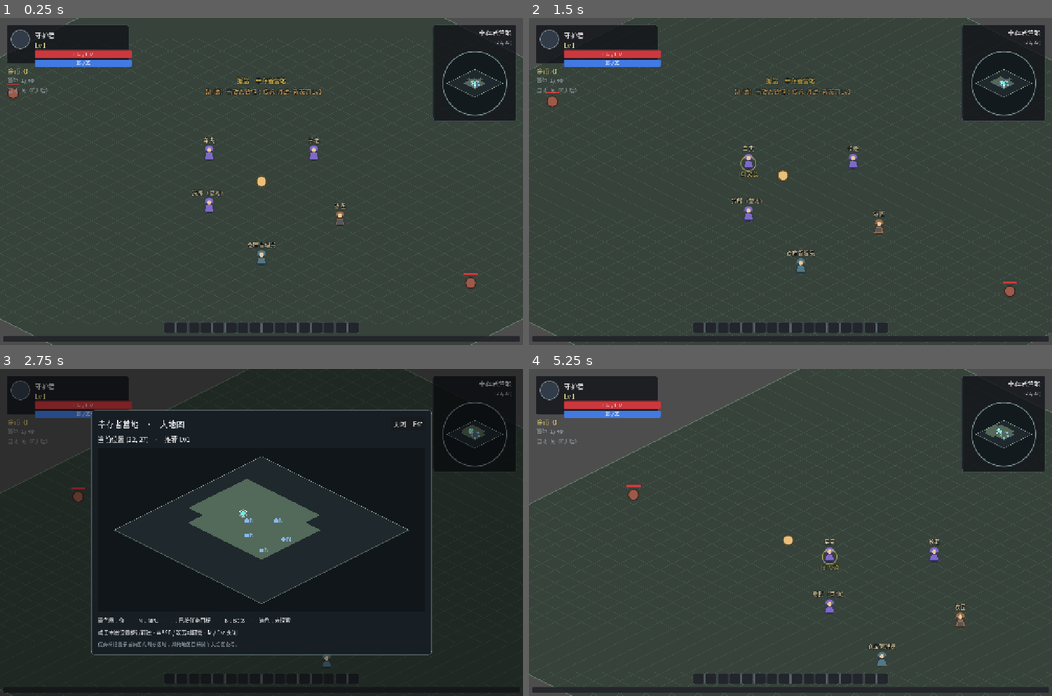
Above: before the commit, frames 1-4 (two rows, left to right).
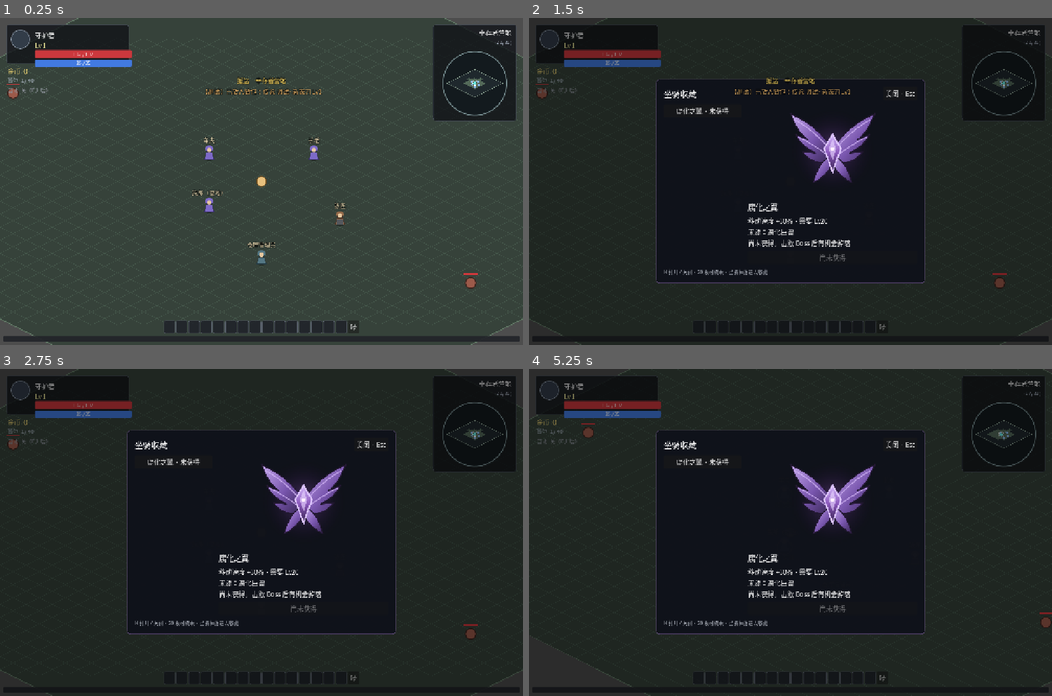
Above: after the commit, the same moments.

Repository: fengcms/DegenerateAge
Game: Godot game, scene res://scenes/Main.tscn
Same seed, same stepped clock (60 frames per second), same inputs: the game is played once before the commit and once after it.
Inputs (mouse positions are in pixels of both pictures, inside the frame that each line leads up to):
- Up to frame 1 (0.25 s): no input
- Up to frame 2 (1.5 s): click (884, 325) at 0.5 s, where only the run after the commit has a clickable "骑"; click (701, 109) at 1.25 s, where only the run after the commit has a clickable "腐化之翼 · 未获得"
- Up to frame 3 (2.75 s): tap Enter at 2 s; drag from (475, 434) to (313, 460) at 2.02 s
- Up to frame 4 (5.25 s): click "关闭 · Esc" at 2.75 s; drag from (685, 548) to (764, 597) at 3.52 s; move the mouse to (842, 460) at 4.27 s; hold D (move_right) 4.28-5 s; hold Space (attack) 4.28-5 s; click (842, 460) at 4.42 s; tap N (panel_mount) at 4.55 s; drag from (764, 597) to (633, 483) at 5.02 s

The runs differ from the first frame. In frame 1, 0.2% of the frame differs, in the area x 31-69%, y 92-97%; in frame 2, 87%, in the area x 0-100%, y 0-100%; in frame 3, 9.0%; in frame 4, 87%.

Commit message:
feat(mount): 增加坐骑面板与快捷入口

Diff:
--- a/autoload/event_bus.gd
+++ b/autoload/event_bus.gd
@@ -61,6 +61,7 @@
 
 # ---- 坐骑（M4-4）----
 signal mount_changed()
+signal mount_panel_requested()
 
 # ---- 系统 ----
 signal toast_requested(text: String, kind: String)
--- a/scenes/Main.tscn
+++ b/scenes/Main.tscn
@@ -13,6 +13,7 @@
 [ext_resource type="PackedScene" path="res://scenes/ui/UpgradePanel.tscn" id="10_upgrade"]
 [ext_resource type="PackedScene" path="res://scenes/ui/BlacksmithPanel.tscn" id="11_blacksmith"]
 [ext_resource type="PackedScene" path="res://scenes/ui/WarehousePanel.tscn" id="12_warehouse"]
+[ext_resource type="PackedScene" path="res://scenes/ui/MountPanel.tscn" id="13_mount"]
 
 [node name="Main" type="Node2D"]
 script = ExtResource("1_main")
@@ -41,6 +42,8 @@
 
 [node name="WarehousePanel" parent="UI" instance=ExtResource("12_warehouse")]
 
+[node name="MountPanel" parent="UI" instance=ExtResource("13_mount")]
+
 [node name="DragLayer" type="Control" parent="UI" groups=["drag_ghost_layer"]]
 anchors_preset = 15
 anchor_right = 1.0
--- /dev/null
+++ b/scenes/ui/MountPanel.tscn
@@ -0,0 +1,12 @@
+[gd_scene load_steps=2 format=3]
+
+[ext_resource type="Script" path="res://scripts/ui/mount_panel.gd" id="1_mount"]
+
+[node name="MountPanel" type="Control"]
+anchors_preset = 15
+anchor_right = 1.0
+anchor_bottom = 1.0
+grow_horizontal = 2
+grow_vertical = 2
+visible = false
+script = ExtResource("1_mount")
--- a/scripts/ui/hud.gd
+++ b/scripts/ui/hud.gd
@@ -242,7 +242,15 @@
 # ---- 快捷栏占位（16 格，技能 / 药品槽位在 M4-6 完善）----
 
 func _build_hotbar() -> void:
-	for _i in range(HOTBAR_SLOTS):
+	for i in range(HOTBAR_SLOTS):
+		if i == HOTBAR_SLOTS - 1:
+			var mount_button := Button.new()
+			mount_button.custom_minimum_size = Vector2(28, 28)
+			mount_button.text = "骑"
+			mount_button.tooltip_text = "打开坐骑面板（N）"
+			mount_button.pressed.connect(func() -> void: EventBus.mount_panel_requested.emit())
+			_hotbar.add_child(mount_button)
+			continue
 		var slot := Panel.new()
 		slot.custom_minimum_size = Vector2(28, 28)
 		slot.mouse_filter = Control.MOUSE_FILTER_IGNORE
--- /dev/null
+++ b/scripts/ui/mount_panel.gd
@@ -0,0 +1,172 @@
+extends Control
+## 坐骑收藏：预览、20 级门槛与骑乘切换。收藏不占背包格。
+
+const PANEL_ID := "mount"
+
+var _title: Label
+var _list: VBoxContainer
+var _image: TextureRect
+var _name: Label
+var _details: Label
+var _action: Button
+var _selected_mount := ""
+
+func _ready() -> void:
+	set_anchors_preset(Control.PRESET_FULL_RECT)
+	mouse_filter = Control.MOUSE_FILTER_IGNORE
+	_build()
+	visible = false
+	EventBus.mount_panel_requested.connect(func() -> void: set_open(true))
+	EventBus.panel_opened.connect(_on_panel_opened)
+	EventBus.mount_changed.connect(_refresh)
+	EventBus.player_leveled.connect(func(_level: int) -> void: _refresh())
+
+func _unhandled_input(event: InputEvent) -> void:
+	if event.is_action_pressed("panel_mount") and not event.is_echo():
+		set_open(not visible)
+		get_viewport().set_input_as_handled()
+	elif visible and event.is_action_pressed("pause"):
+		set_open(false)
+		get_viewport().set_input_as_handled()
+
+func _on_panel_opened(panel_id: String) -> void:
+	if panel_id != PANEL_ID and visible:
+		set_open(false)
+
+func set_open(open: bool) -> void:
+	visible = open
+	GameState.set_panel_open(PANEL_ID, open)
+	if open:
+		if not GameState.active_mount.is_empty():
+			_selected_mount = GameState.active_mount
+		_refresh()
+		EventBus.panel_opened.emit(PANEL_ID)
+
+func _build() -> void:
+	var dim := ColorRect.new()
+	dim.color = Color(0, 0, 0, 0.42)
+	dim.set_anchors_preset(Control.PRESET_FULL_RECT)
+	dim.mouse_filter = Control.MOUSE_FILTER_STOP
+	add_child(dim)
+	var center := CenterContainer.new()
+	center.set_anchors_preset(Control.PRESET_FULL_RECT)
+	center.mouse_filter = Control.MOUSE_FILTER_IGNORE
+	add_child(center)
+	var panel := PanelContainer.new()
+	var style := StyleBoxFlat.new()
+	style.bg_color = Color(0.06, 0.07, 0.10, 0.98)
+	style.border_color = Color(0.48, 0.37, 0.60)
+	style.set_border_width_all(1)
+	style.set_corner_radius_all(8)
+	panel.add_theme_stylebox_override("panel", style)
+	center.add_child(panel)
+	var margin := MarginContainer.new()
+	for side in ["left", "right", "top", "bottom"]:
+		margin.add_theme_constant_override("margin_" + side, 18)
+	panel.add_child(margin)
+	var root := VBoxContainer.new()
+	root.custom_minimum_size.x = 620
+	root.add_theme_constant_override("separation", 10)
+	margin.add_child(root)
+	var head := HBoxContainer.new()
+	root.add_child(head)
+	_title = Label.new()
+	_title.text = "坐骑收藏"
+	_title.add_theme_font_size_override("font_size", 20)
+	_title.size_flags_horizontal = Control.SIZE_EXPAND_FILL
+	head.add_child(_title)
+	var close := Button.new()
+	close.text = "关闭 · Esc"
+	close.pressed.connect(func() -> void: set_open(false))
+	head.add_child(close)
+	var body := HBoxContainer.new()
+	body.add_theme_constant_override("separation", 16)
+	root.add_child(body)
+	_list = VBoxContainer.new()
+	_list.custom_minimum_size.x = 190
+	body.add_child(_list)
+	var preview := VBoxContainer.new()
+	preview.size_flags_horizontal = Control.SIZE_EXPAND_FILL
+	preview.add_theme_constant_override("separation", 8)
+	body.add_child(preview)
+	_image = TextureRect.new()
+	_image.custom_minimum_size = Vector2(240, 230)
+	_image.size_flags_horizontal = Control.SIZE_EXPAND_FILL
+	_image.expand_mode = TextureRect.EXPAND_IGNORE_SIZE
+	_image.stretch_mode = TextureRect.STRETCH_KEEP_ASPECT_CENTERED
+	preview.add_child(_image)
+	_name = Label.new()
+	_name.add_theme_font_size_override("font_size", 18)
+	preview.add_child(_name)
+	_details = Label.new()
+	_details.custom_minimum_size.y = 78
+	_details.autowrap_mode = TextServer.AUTOWRAP_WORD_SMART
+	preview.add_child(_details)
+	_action = Button.new()
+	_action.pressed.connect(_on_action)
+	preview.add_child(_action)
+	var hint := Label.new()
+	hint.text = "N 打开 / 关闭 · 20 级可骑乘 · 坐骑掉落进入收藏"
+	hint.add_theme_font_size_override("font_size", 12)
+	hint.modulate = Color(0.7, 0.72, 0.76)
+	root.add_child(hint)
+
+func _refresh() -> void:
+	if not visible:
+		return
+	var templates = DataLoader.get_table("mounts")
+	if not templates is Array:
+		return
+	if _selected_mount.is_empty() and not templates.is_empty():
+		_selected_mount = String(templates[0].get("id", ""))
+	for child in _list.get_children():
+		_list.remove_child(child)
+		child.queue_free()
+	for template in templates:
+		if not template is Dictionary:
+			continue
+		var mount_id := String(template.get("id", ""))
+		var button := Button.new()
+		var owned := GameState.owned_mounts.has(mount_id)
+		button.text = "%s%s" % [String(template.get("name", mount_id)), " ✓" if owned else " · 未获得"]
+		button.tooltip_text = "查看坐骑详情"
+		button.pressed.connect(_select.bind(mount_id))
+		_list.add_child(button)
+	var selected = DataLoader.get_entry("mounts", _selected_mount)
+	if not selected is Dictionary:
+		_image.texture = null
+		_name.text = "暂无坐骑"
+		_details.text = "击败指定 Boss 后有机会获得坐骑。"
+		_action.disabled = true
+		_action.text = "不可骑乘"
+		return
+	var icon := String(selected.get("icon", ""))
+	_image.texture = load(icon) as Texture2D if not icon.is_empty() and ResourceLoader.exists(icon) else null
+	_name.text = String(selected.get("name", _selected_mount))
+	var required := int(selected.get("levelReq", 20))
+	var bonus := float(selected.get("speedBonus", 0.0)) * 100.0
+	var boss = DataLoader.get_entry("monsters", String(selected.get("dropBossId", "")))
+	var boss_name := String(boss.get("name", "指定 Boss")) if boss is Dictionary else "指定 Boss"
+	var owned := GameState.owned_mounts.has(_selected_mount)
+	_details.text = "移动速度 +%.0f%% · 需要 Lv%d\n来源：%s\n%s" % [bonus, required, boss_name,
+		"已收藏" if owned else "尚未获得，击败 Boss 后有机会掉落"]
+	_action.disabled = not owned or int(GameState.player.get("level", 1)) < required
+	if not owned:
+		_action.text = "尚未获得"
+	elif int(GameState.player.get("level", 1)) < required:
+		_action.text = "Lv%d 解锁骑乘" % required
+	else:
+		_action.text = "下骑" if GameState.active_mount == _selected_mount else "骑乘"
+
+func _select(mount_id: String) -> void:
+	_selected_mount = mount_id
+	_refresh()
+
+func _on_action() -> void:
+	if GameState.active_mount == _selected_mount:
+		GameState.dismount()
+	else:
+		var result := GameState.ride_mount(_selected_mount)
+		if not result.get("ok", false):
+			EventBus.toast_requested.emit(String(result.get("reason", "无法骑乘")), "danger")
+	_refresh()
--- a/tests/review_regression_test.gd
+++ b/tests/review_regression_test.gd
@@ -65,7 +65,7 @@
 		var partial := baseline.duplicate(true)
 		partial.erase(key)
 		invalid.append(partial)
-	for patch in [{"schemaVersion":4}, {"inventory":{}}, {"currentMap":"missing"}, {"gold":-1}]:
+	for patch in [{"schemaVersion":SaveManager.CURRENT_SCHEMA + 1}, {"inventory":{}}, {"currentMap":"missing"}, {"gold":-1}]:
 		var data := baseline.duplicate(true)
 		data.merge(patch, true)
 		invalid.append(data)
--- a/tests/smoke_test.gd
+++ b/tests/smoke_test.gd
@@ -189,16 +189,32 @@
 	add_child(ground)
 	_expect(GameState.owned_mounts == ["mount_corrupted_wing"] and GameState.inventory_used() == 0,
 		"坐骑拾取后应进入独立收藏，不占背包")
+	for seed_value in range(30):
+		var duplicate_rng := RandomNumberGenerator.new()
+		duplicate_rng.seed = seed_value
+		for drop in Loot.roll("DT_Boss_L1", duplicate_rng, "boss_corrupted_beast"):
+			_expect(String(drop.get("kind", "")) != "mount", "已收藏坐骑不得重复掉落")
+	var panel := preload("res://scenes/ui/MountPanel.tscn").instantiate()
+	add_child(panel)
+	EventBus.mount_panel_requested.emit()
+	var action: Button = panel.get("_action")
+	_expect(panel.visible and action.disabled and panel.get("_image").texture != null,
+		"坐骑快捷入口应打开预览，未达等级时骑乘按钮禁用")
 	_expect(not GameState.ride_mount("mount_corrupted_wing").ok and GameState.mount_speed_multiplier() == 1.0,
 		"20 级前不得骑乘")
 	GameState.player.level = 20
-	_expect(GameState.ride_mount("mount_corrupted_wing").ok and is_equal_approx(GameState.mount_speed_multiplier(), 1.3),
+	EventBus.player_leveled.emit(20)
+	action.pressed.emit()
+	_expect(GameState.active_mount == "mount_corrupted_wing" and is_equal_approx(GameState.mount_speed_multiplier(), 1.3),
 		"20 级后骑乘应提供配置速度加成")
 	var saved := SaveManager._collect()
 	_expect(SaveManager._is_valid_save(saved), "坐骑收藏与骑乘状态应可入档")
 	var invalid := saved.duplicate(true)
 	invalid.activeMount = "unknown_mount"
 	_expect(not SaveManager._is_valid_save(invalid), "存档不得接受未知骑乘坐骑")
+	invalid = saved.duplicate(true)
+	invalid.ownedMounts = ["unknown_mount"]
+	_expect(not SaveManager._is_valid_save(invalid), "存档不得接受未知收藏坐骑")
 	var old := saved.duplicate(true)
 	old.schemaVersion = 3
 	old.erase("ownedMounts")
@@ -207,8 +223,10 @@
 	SaveManager.apply_to_game_state(saved)
 	_expect(GameState.owned_mounts == ["mount_corrupted_wing"] and GameState.active_mount == "mount_corrupted_wing",
 		"坐骑收藏与骑乘状态读档后应还原")
-	GameState.dismount()
+	action.pressed.emit()
 	_expect(GameState.mount_speed_multiplier() == 1.0, "下骑应恢复基础速度")
+	panel.set_open(false)
+	panel.queue_free()
 	ground.queue_free()
 	GameState.reset_to_defaults()
 
Not shown, added: assets/sprites/mounts/corrupted_wing.svg.import
Not shown: 1 places in scenes/Main.tscn that only renumber resources
Not shown, added: scripts/ui/mount_panel.gd.uid
Not shown, changed: docs/产品文档/10-数据配置与存档技术.md
Not shown, changed: docs/工程文档/02-阶段开发计划与验收标准.md
